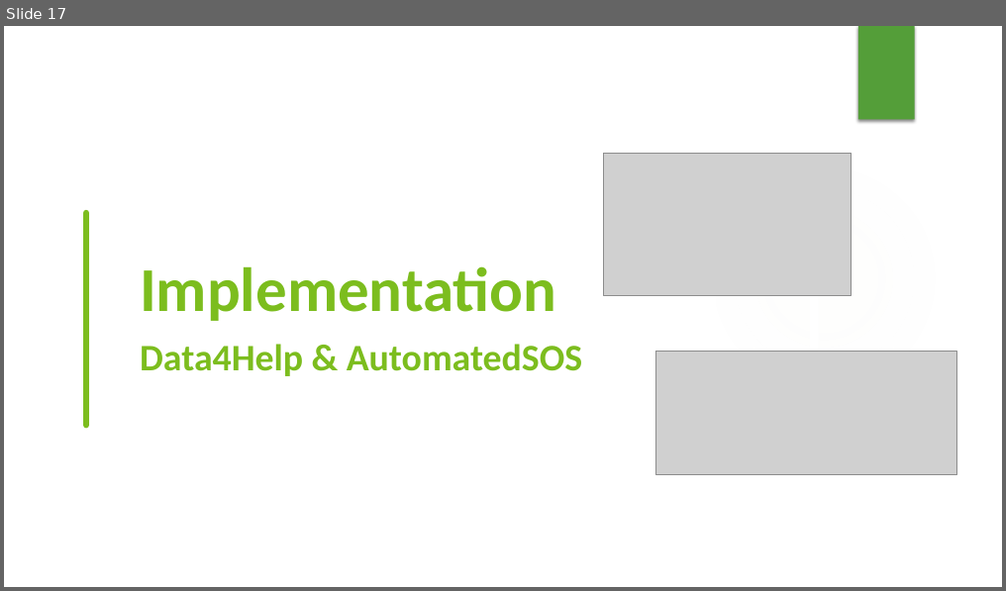
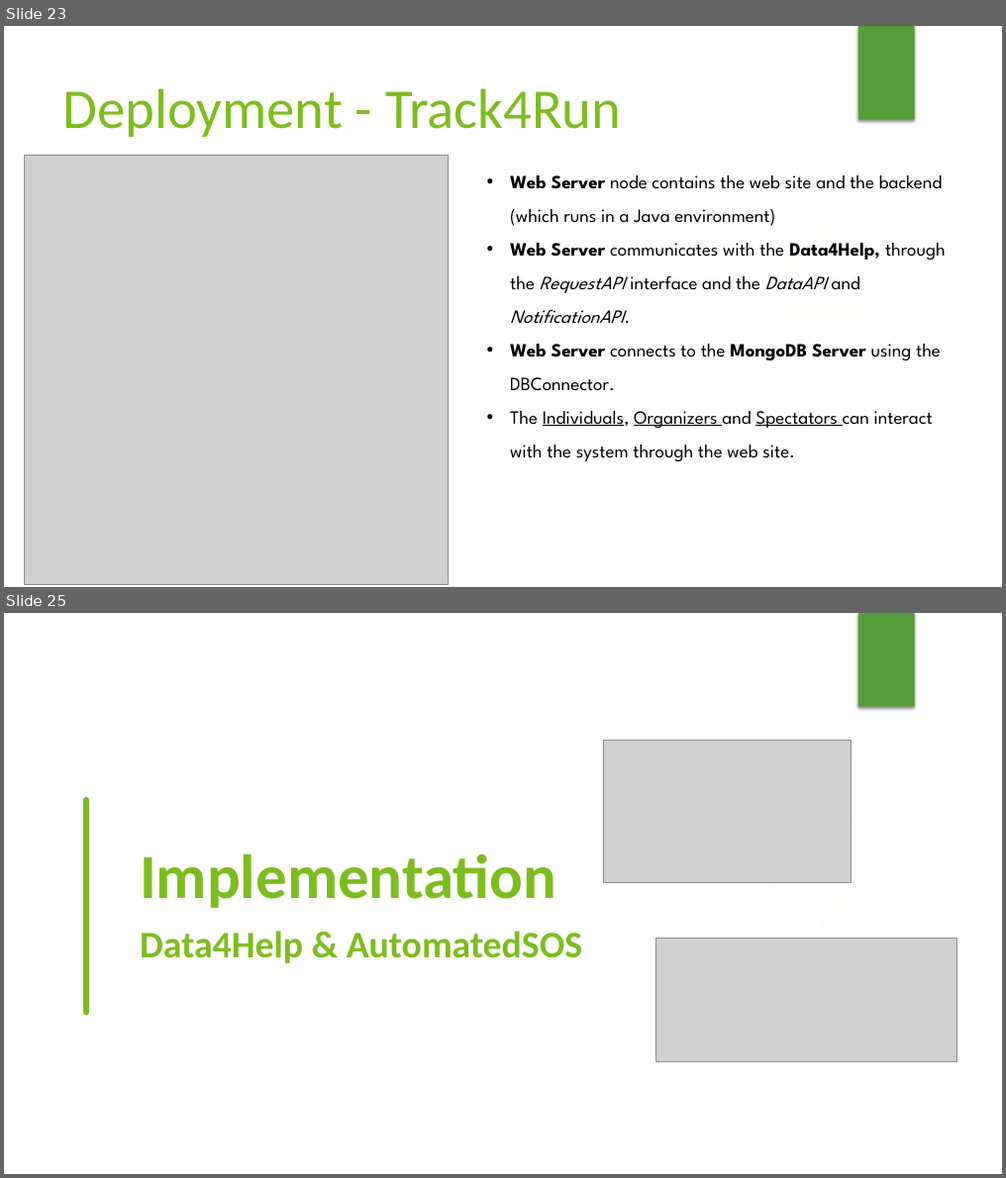
Before and after one commit to lauraschiatti/TrackMe, a slide deck: DeliveryFolder/Project presentation.pptx. Shown one above the other, each under a label of ours: slide 17 before the commit, slides 23 and 25 after it; the slides between them are not shown. The pictures are 1006x591 and 1006x1178 pixels, drawn with LibreOffice and Linux fonts; fonts in the diff are those of the drawing; grey boxes stand for pictures; background and template pictures are left out. Boxes give left, top, right and bottom in pixels: in the first picture for what was removed or moved away, otherwise in the second. Text is boxed around its words. In the diff, an @@ line names an element or a change of style, - is before the commit and + after.

```diff
--- a/DeliveryFolder/Project presentation.pptx
+++ b/DeliveryFolder/Project presentation.pptx
@@ slide 23 added at (4, 26, 1002, 587), background #FFFFFF; not listed: 2 template elements that a slide beside it also shows @@
@@ text added at (62, 88, 621, 137), 54 pt, text #7CBD1E @@
+Deployment - Track4Run
@@ picture added at (24, 156, 448, 585) @@
@@ text added at (510, 175, 945, 462), 18 pt, text #000000 @@
+• Web Server node contains the web site and the backend (which runs in a Java environment)
+• Web Server communicates with the Data4Help, through the RequestAPI interface and the DataAPI and NotificationAPI.
+• Web Server connects to the MongoDB Server using the DBConnector.
+• The Individuals, Organizers and Spectators can interact with the system through the web site.
@@ what was slide 17 is now slide 25 @@
```
Also in this commit, not shown: 2 slides changed, 14 other slides added, 7 slides removed.
